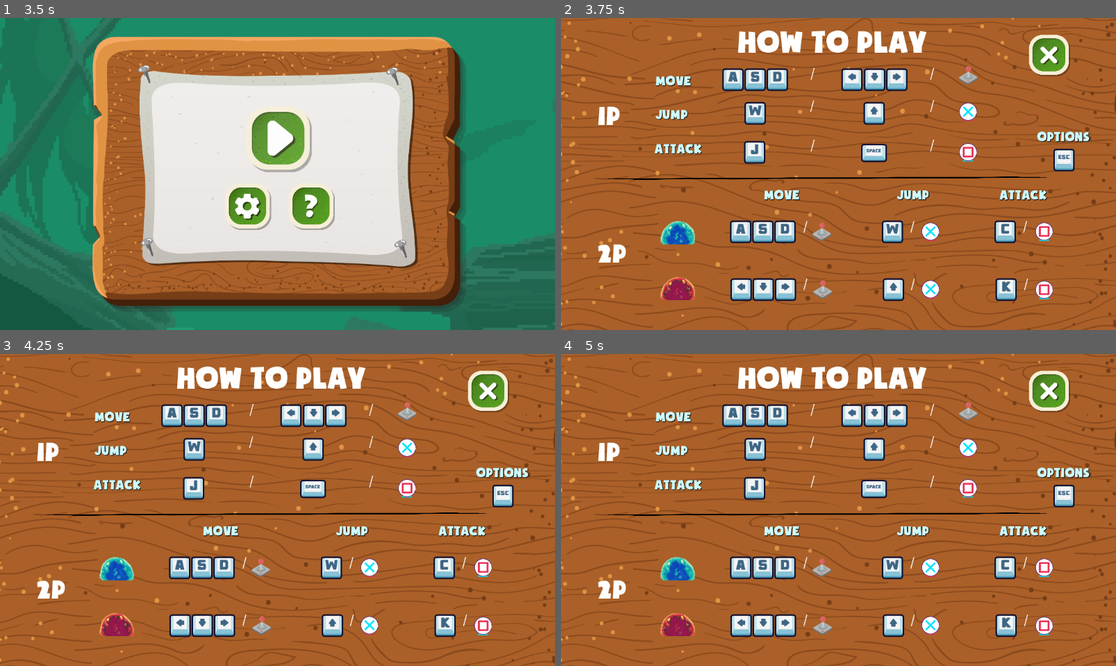
Above: before the commit, frames 1-4 (two rows, left to right).
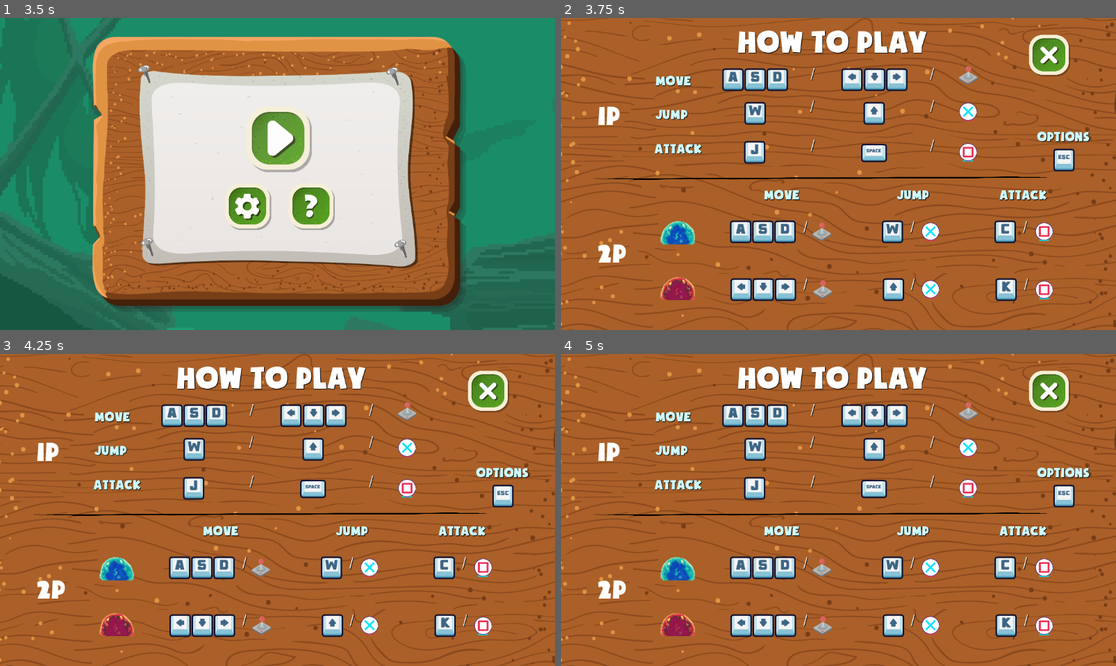
Above: after the commit, the same moments.

Repository: peogway/slime_adventure
Game: Godot game, scene res://Scenes/MainMenu.tscn
Two runs of this game, one before a commit and one after it. Both use one fixed random seed, a clock stepped at 60 frames per second and the inputs below. Sound files missing from this copy of the repository are replaced by a short silence.
Inputs (mouse positions are in pixels of both pictures, inside the frame that each line leads up to):
- Up to frame 1 (3.5 s): tap Enter (options) at 0.5, 2.75 s; move the mouse to (277, 136) at 0.52 s; hold D (right_single) 0.53-2.03 s; tap Space (attack_single) at 0.6, 1.25, 2.1 s; click (277, 136) at 0.67 s; tap W (jump_single) at 0.77, 1.52, 3.02 s; move the mouse to (249, 205) at 1.27 s; click (249, 205) at 1.35 s; move the mouse to (116, 61) at 2.02 s; hold A (left_single) 2.03-2.78 s; click (116, 61) at 2.17 s; move the mouse to (283, 127) at 2.77 s; hold D (right_single) from 2.78 s (still down); click (283, 127) at 2.85 s
- Up to frame 2 (3.75 s): keep holding D (right_single); move the mouse to (871, 205) at 3.52 s; tap Space (attack_single) at 3.6 s; click (871, 205) at 3.67 s
- Up to frame 3 (4.25 s): keep holding D (right_single); tap W (jump_single) at 3.77 s
- Up to frame 4 (5 s): tap Space (attack_single) at 4.25 s; move the mouse to (672, 463) at 4.27 s; release D (right_single) at 4.28 s; hold A (left_single) from 4.28 s (still down); click (672, 463) at 4.35 s; tap W (jump_single) at 4.52 s

Frame 1 is identical in both runs. In frame 2, 0.4% of the frame differs, in the area x 31-85%, y 4-88%; in frame 3, 0.4%; in frame 4, 0.4%.

Commit message:
add shadow to labels font

Diff:
--- a/Scenes/HowToPlay.tscn
+++ b/Scenes/HowToPlay.tscn
@@ -269,6 +269,10 @@
 offset_top = -305.0
 offset_right = 183.0
 offset_bottom = -234.0
+theme_override_colors/font_color = Color(1, 1, 1, 1)
+theme_override_colors/font_shadow_color = Color(0, 0, 0, 1)
+theme_override_constants/shadow_offset_x = 1
+theme_override_constants/shadow_offset_y = 1
 theme_override_fonts/font = ExtResource("5_1l8uj")
 theme_override_font_sizes/font_size = 70
 text = "How to Play"
@@ -288,6 +292,10 @@
 offset_top = 231.0
 offset_right = 215.0
 offset_bottom = 306.0
+theme_override_colors/font_color = Color(1, 1, 1, 1)
+theme_override_colors/font_shadow_color = Color(0, 0, 0, 1)
+theme_override_constants/shadow_offset_x = 1
+theme_override_constants/shadow_offset_y = 1
 theme_override_fonts/font = ExtResource("5_1l8uj")
 theme_override_font_sizes/font_size = 28
 text = "/"
@@ -299,6 +307,10 @@
 offset_top = 231.0
 offset_right = 463.0
 offset_bottom = 306.0
+theme_override_colors/font_color = Color(1, 1, 1, 1)
+theme_override_colors/font_shadow_color = Color(0, 0, 0, 1)
+theme_override_constants/shadow_offset_x = 1
+theme_override_constants/shadow_offset_y = 1
 theme_override_fonts/font = ExtResource("5_1l8uj")
 theme_override_font_sizes/font_size = 28
 text = "/"
@@ -310,6 +322,10 @@
 offset_top = 149.0
 offset_right = 463.0
 offset_bottom = 224.0
+theme_override_colors/font_color = Color(1, 1, 1, 1)
+theme_override_colors/font_shadow_color = Color(0, 0, 0, 1)
+theme_override_constants/shadow_offset_x = 1
+theme_override_constants/shadow_offset_y = 1
 theme_override_fonts/font = ExtResource("5_1l8uj")
 theme_override_font_sizes/font_size = 28
 text = "/"
@@ -321,6 +337,10 @@
 offset_top = 82.0
 offset_right = 463.0
 offset_bottom = 157.0
+theme_override_colors/font_color = Color(1, 1, 1, 1)
+theme_override_colors/font_shadow_color = Color(0, 0, 0, 1)
+theme_override_constants/shadow_offset_x = 1
+theme_override_constants/shadow_offset_y = 1
 theme_override_fonts/font = ExtResource("5_1l8uj")
 theme_override_font_sizes/font_size = 28
 text = "/"
@@ -332,6 +352,10 @@
 offset_top = 82.0
 offset_right = 215.0
 offset_bottom = 157.0
+theme_override_colors/font_color = Color(1, 1, 1, 1)
+theme_override_colors/font_shadow_color = Color(0, 0, 0, 1)
+theme_override_constants/shadow_offset_x = 1
+theme_override_constants/shadow_offset_y = 1
 theme_override_fonts/font = ExtResource("5_1l8uj")
 theme_override_font_sizes/font_size = 28
 text = "/
@@ -344,6 +368,10 @@
 offset_top = 149.0
 offset_right = 214.0
 offset_bottom = 224.0
+theme_override_colors/font_color = Color(1, 1, 1, 1)
+theme_override_colors/font_shadow_color = Color(0, 0, 0, 1)
+theme_override_constants/shadow_offset_x = 1
+theme_override_constants/shadow_offset_y = 1
 theme_override_fonts/font = ExtResource("5_1l8uj")
 theme_override_font_sizes/font_size = 28
 text = "/"
@@ -363,6 +391,10 @@
 offset_top = 519.0
 offset_right = 423.0
 offset_bottom = 594.0
+theme_override_colors/font_color = Color(1, 1, 1, 1)
+theme_override_colors/font_shadow_color = Color(0, 0, 0, 1)
+theme_override_constants/shadow_offset_x = 1
+theme_override_constants/shadow_offset_y = 1
 theme_override_fonts/font = ExtResource("5_1l8uj")
 theme_override_font_sizes/font_size = 28
 text = "/"
@@ -374,6 +406,10 @@
 offset_top = 519.0
 offset_right = 658.0
 offset_bottom = 594.0
+theme_override_colors/font_color = Color(1, 1, 1, 1)
+theme_override_colors/font_shadow_color = Color(0, 0, 0, 1)
+theme_override_constants/shadow_offset_x = 1
+theme_override_constants/shadow_offset_y = 1
 theme_override_fonts/font = ExtResource("5_1l8uj")
 theme_override_font_sizes/font_size = 28
 text = "/"
@@ -385,6 +421,10 @@
 offset_top = 400.0
 offset_right = 422.0
 offset_bottom = 475.0
+theme_override_colors/font_color = Color(1, 1, 1, 1)
+theme_override_colors/font_shadow_color = Color(0, 0, 0, 1)
+theme_override_constants/shadow_offset_x = 1
+theme_override_constants/shadow_offset_y = 1
 theme_override_fonts/font = ExtResource("5_1l8uj")
 theme_override_font_sizes/font_size = 28
 text = "/"
@@ -396,6 +436,10 @@
 offset_top = 400.0
 offset_right = 656.0
 offset_bottom = 475.0
+theme_override_colors/font_color = Color(1, 1, 1, 1)
+theme_override_colors/font_shadow_color = Color(0, 0, 0, 1)
+theme_override_constants/shadow_offset_x = 1
+theme_override_constants/shadow_offset_y = 1
 theme_override_fonts/font = ExtResource("5_1l8uj")
 theme_override_font_sizes/font_size = 28
 text = "/"
@@ -407,6 +451,10 @@
 offset_top = 400.0
 offset_right = 174.0
 offset_bottom = 470.0
+theme_override_colors/font_color = Color(1, 1, 1, 1)
+theme_override_colors/font_shadow_color = Color(0, 0, 0, 1)
+theme_override_constants/shadow_offset_x = 1
+theme_override_constants/shadow_offset_y = 1
 theme_override_fonts/font = ExtResource("5_1l8uj")
 theme_override_font_sizes/font_size = 28
 text = "/
@@ -419,6 +467,10 @@
 offset_top = 519.0
 offset_right = 200.0
 offset_bottom = 594.0
+theme_override_colors/font_color = Color(1, 1, 1, 1)
+theme_override_colors/font_shadow_color = Color(0, 0, 0, 1)
+theme_override_constants/shadow_offset_x = 1
+theme_override_constants/shadow_offset_y = 1
 theme_override_fonts/font = ExtResource("5_1l8uj")
 theme_override_font_sizes/font_size = 28
 text = "/"
@@ -430,6 +482,8 @@
 offset_top = -147.0
 offset_right = -436.0
 offset_bottom = -24.0
+theme_override_constants/shadow_offset_x = 1
+theme_override_constants/shadow_offset_y = 1
 theme_override_fonts/font = ExtResource("5_1l8uj")
 theme_override_font_sizes/font_size = 60
 text = "1P
@@ -442,6 +496,8 @@
 offset_top = 139.0
 offset_right = -413.0
 offset_bottom = 262.0
+theme_override_constants/shadow_offset_x = 1
+theme_override_constants/shadow_offset_y = 1
 theme_override_fonts/font = ExtResource("5_1l8uj")
 theme_override_font_sizes/font_size = 60
 text = "2P
@@ -456,6 +512,8 @@
 offset_bottom = -136.0
 theme_override_colors/font_color = Color(0.80284, 0.989162, 1, 1)
 theme_override_colors/font_shadow_color = Color(0, 0, 0, 1)
+theme_override_constants/shadow_offset_x = 1
+theme_override_constants/shadow_offset_y = 1
 theme_override_fonts/font = ExtResource("5_1l8uj")
 theme_override_font_sizes/font_size = 30
 text = "move"
@@ -469,6 +527,8 @@
 offset_bottom = 5.0
 theme_override_colors/font_color = Color(0.80284, 0.989162, 1, 1)
 theme_override_colors/font_shadow_color = Color(0, 0, 0, 1)
+theme_override_constants/shadow_offset_x = 1
+theme_override_constants/shadow_offset_y = 1
 theme_override_fonts/font = ExtResource("5_1l8uj")
 theme_override_font_sizes/font_size = 30
 text = "Attack
@@ -483,6 +543,8 @@
 offset_bottom = -66.0
 theme_override_colors/font_color = Color(0.80284, 0.989162, 1, 1)
 theme_override_colors/font_shadow_color = Color(0, 0, 0, 1)
+theme_override_constants/shadow_offset_x = 1
+theme_override_constants/shadow_offset_y = 1
 theme_override_fonts/font = ExtResource("5_1l8uj")
 theme_override_font_sizes/font_size = 30
 text = "jump
@@ -497,6 +559,8 @@
 offset_bottom = 101.0
 theme_override_colors/font_color = Color(0.80284, 0.989162, 1, 1)
 theme_override_colors/font_shadow_color = Color(0, 0, 0, 1)
+theme_override_constants/shadow_offset_x = 1
+theme_override_constants/shadow_offset_y = 1
 theme_override_fonts/font = ExtResource("5_1l8uj")
 theme_override_font_sizes/font_size = 30
 text = "move"
@@ -510,6 +574,8 @@
 offset_bottom = 103.0
 theme_override_colors/font_color = Color(0.80284, 0.989162, 1, 1)
 theme_override_colors/font_shadow_color = Color(0, 0, 0, 1)
+theme_override_constants/shadow_offset_x = 1
+theme_override_constants/shadow_offset_y = 1
 theme_override_fonts/font = ExtResource("5_1l8uj")
 theme_override_font_sizes/font_size = 30
 text = "jump
@@ -524,6 +590,8 @@
 offset_bottom = 101.0
 theme_override_colors/font_color = Color(0.80284, 0.989162, 1, 1)
 theme_override_colors/font_shadow_color = Color(0, 0, 0, 1)
+theme_override_constants/shadow_offset_x = 1
+theme_override_constants/shadow_offset_y = 1
 theme_override_fonts/font = ExtResource("5_1l8uj")
 theme_override_font_sizes/font_size = 30
 text = "Attack
@@ -538,6 +606,8 @@
 offset_bottom = -20.0
 theme_override_colors/font_color = Color(0.80284, 0.989162, 1, 1)
 theme_override_colors/font_shadow_color = Color(0, 0, 0, 1)
+theme_override_constants/shadow_offset_x = 1
+theme_override_constants/shadow_offset_y = 1
 theme_override_fonts/font = ExtResource("5_1l8uj")
 theme_override_font_sizes/font_size = 30
 text = "Options"
